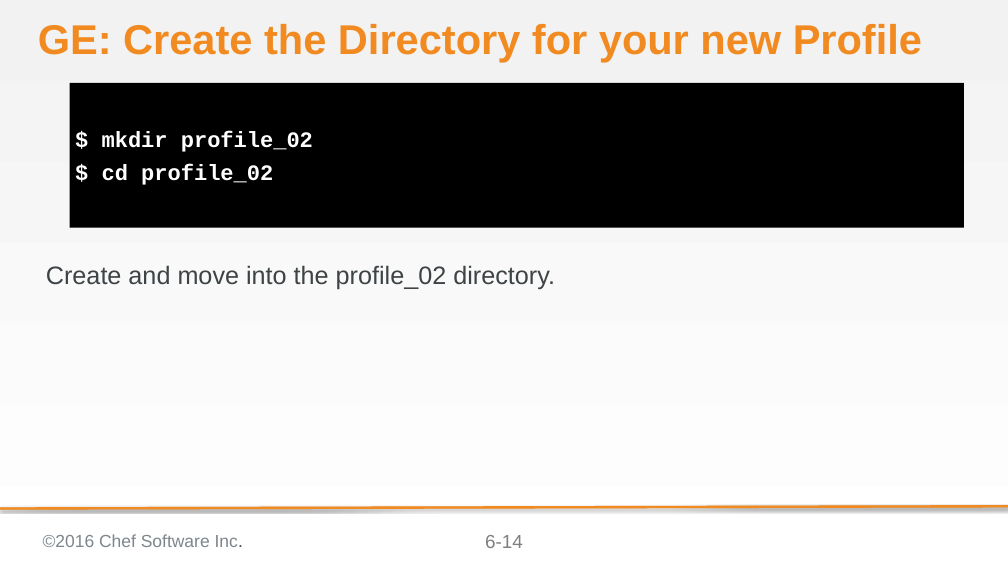
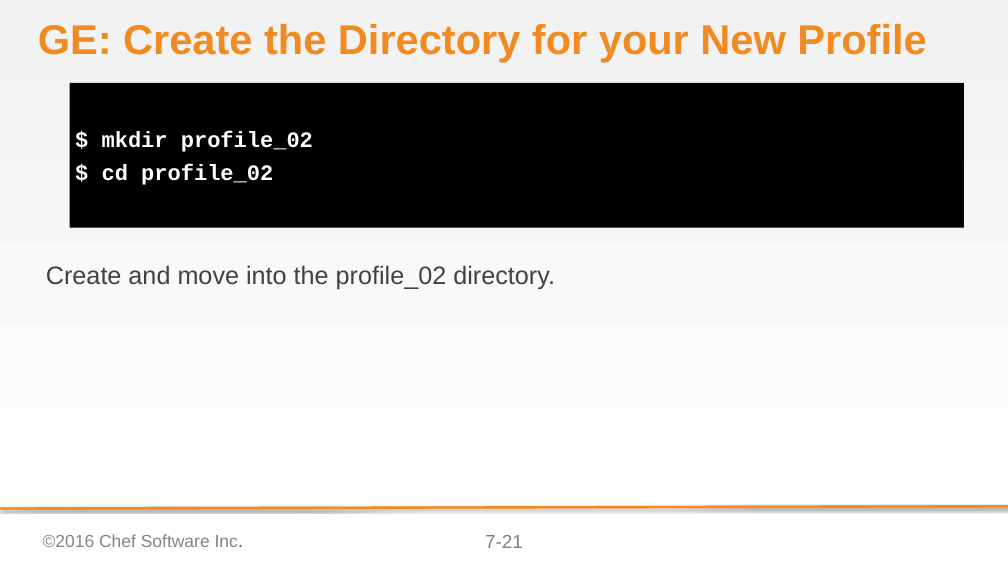
Before and after one commit to bchamby/chef-compliance-installation-configuration-operation, a slide deck: slide 21 of 07-compliance-frameworks-inspec.pptx (slide 14 before the commit). Drawn at 1008x567 pixels with LibreOffice and Linux fonts; fonts in the diff are those of the drawing; background and template pictures are left out. Boxes give left, top, right and bottom in pixels: in the first picture for what was removed or moved away, otherwise in the second. Text is boxed around its words. In the diff, an @@ line names an element or a change of style, - is before the commit and + after.

Commit message:
Downloading the CIS Benchmarks for Windows section added red text to point out where unser construction starts

```diff
--- a/07-compliance-frameworks-inspec.pptx
+++ b/07-compliance-frameworks-inspec.pptx
@@ title at (x1=38, y1=24, x2=926, y2=62): text changed @@
-GE: Create the Directory for your new Profile
+GE: Create the Directory for your New Profile
@@ page number at (x1=485, y1=535, x2=523, y2=548): text changed @@
-6-14
+7-21
```
Also in this commit, not shown: 7 other slides changed, 13 slides added, 2 slides removed.
